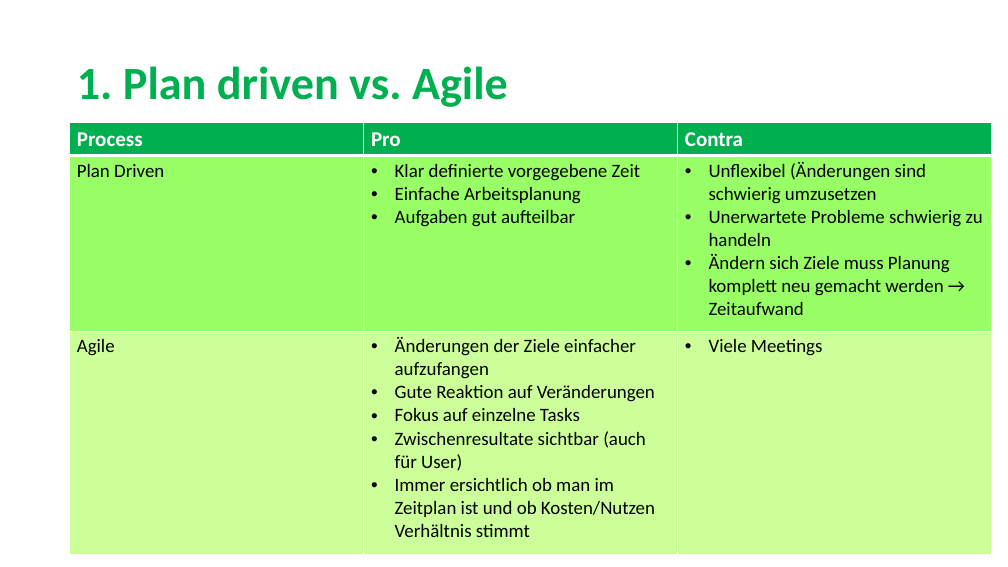
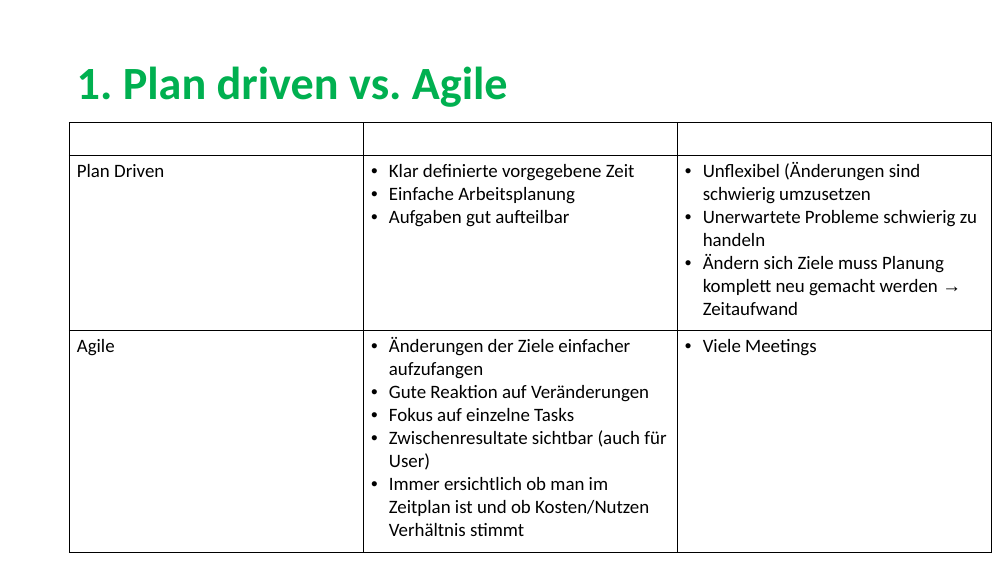
Before and after one commit to sarahmele/ch.bfh.btx8081.w2015.green, a slide deck: slide 3 of doc/task02/Task2.pptx. Drawn at 1008x567 pixels with LibreOffice and Linux fonts; fonts in the diff are those of the drawing. Boxes give left, top, right and bottom in pixels: in the first picture for what was removed or moved away, otherwise in the second. Text is boxed around its words. In the diff, an @@ line names an element or a change of style, - is before the commit and + after.

```diff
--- a/doc/task02/Task2.pptx
+++ b/doc/task02/Task2.pptx
@@ table at (x1=70, y1=123, x2=991, y2=553) @@
@@ fill #00B050 to none in row 1 @@
@@ fill #99FF66 to none in row 2 @@
@@ fill #CCFF99 to none in row 3 @@
@@ font Calibri to Arial in "→" @@
@@ indent changed @@
@@ borders changed @@
```
Also in this commit, not shown: 6 other slides changed.
